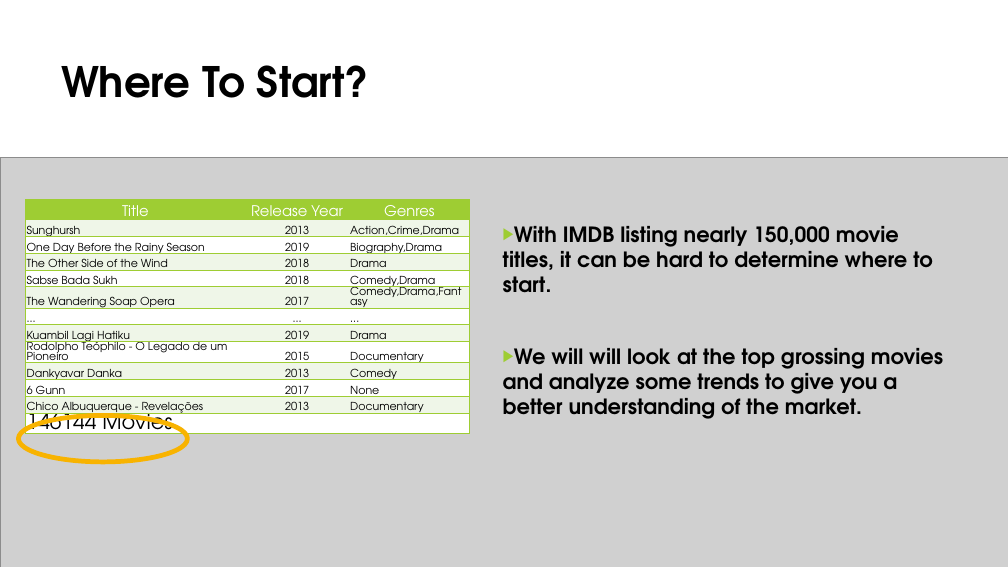
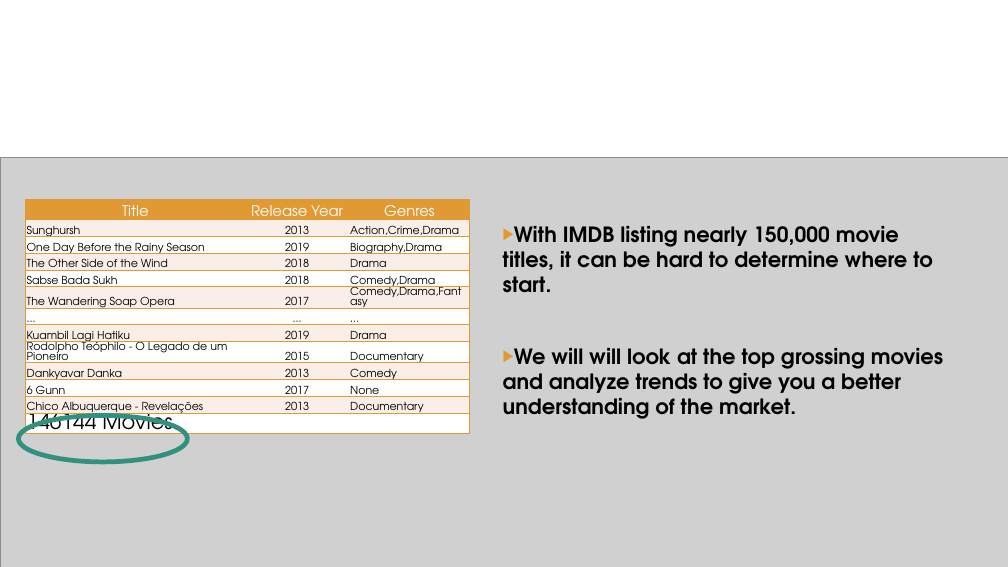
Before and after one commit to rustyb08/phase_1_project, a slide deck: slide 3 of Microsoft Original Content.pptx. Drawn at 1008x567 pixels with LibreOffice and Linux fonts; fonts in the diff are those of the drawing; grey boxes stand for pictures; background and template pictures are left out. Boxes give left, top, right and bottom in pixels: in the first picture for what was removed or moved away, otherwise in the second. Text is boxed around its words. In the diff, an @@ line names an element or a change of style, - is before the commit and + after.

```diff
--- a/Microsoft Original Content.pptx
+++ b/Microsoft Original Content.pptx
@@ text "Where To Start?" at (503, 251, 933, 293): text colour #000000 to #FFFFFF @@
@@ table at (26, 200, 470, 451) @@
@@ fill #9ECD33 to #E19933 in row 1 @@
@@ fill #F0F6E8 to #F9EFE8 in 18 cells @@
@@ borders changed @@
@@ text at (503, 226, 899, 270): bullet colour #9ECD33 to #E19933 @@
@@ text at (503, 348, 943, 419): text changed @@
-▶ We will will look at the top grossing movies and analyze some trends to give you a better understanding of the market.
+▶ We will will look at the top grossing movies and analyze trends to give you a better understanding of the market.
@@ ellipse at (18, 416, 188, 462): outline #F8B300 4.5 pt to #32907F 4.5 pt @@
```
Also in this commit, not shown: 10 other slides changed, 4 slides added, 3 other files.
